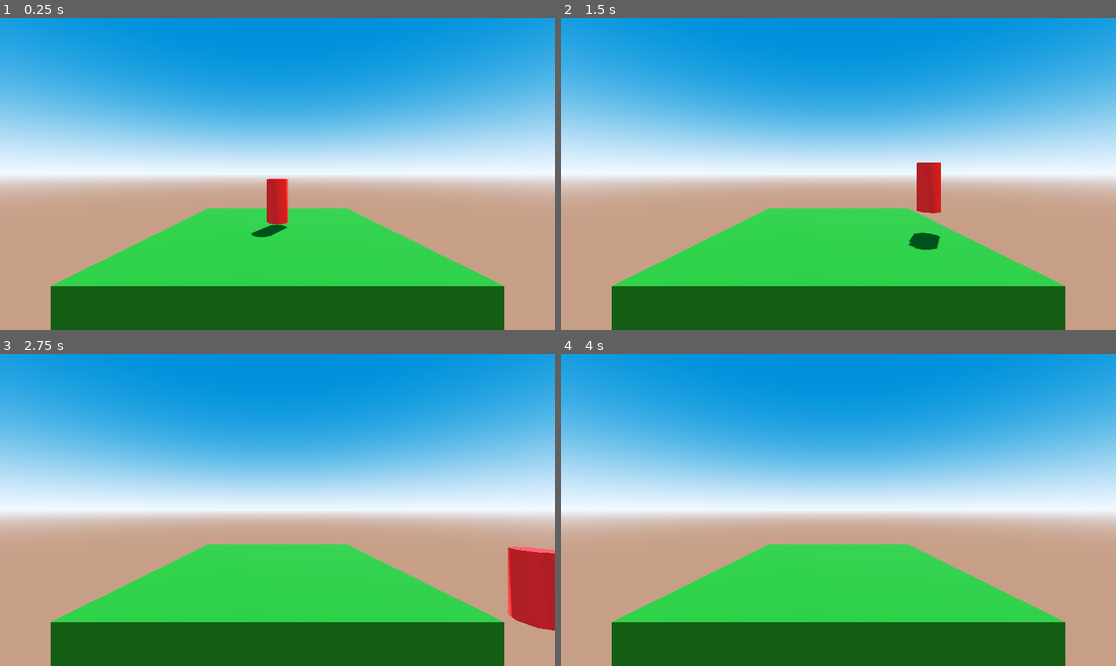
Above: before the commit, frames 1-4 (two rows, left to right).
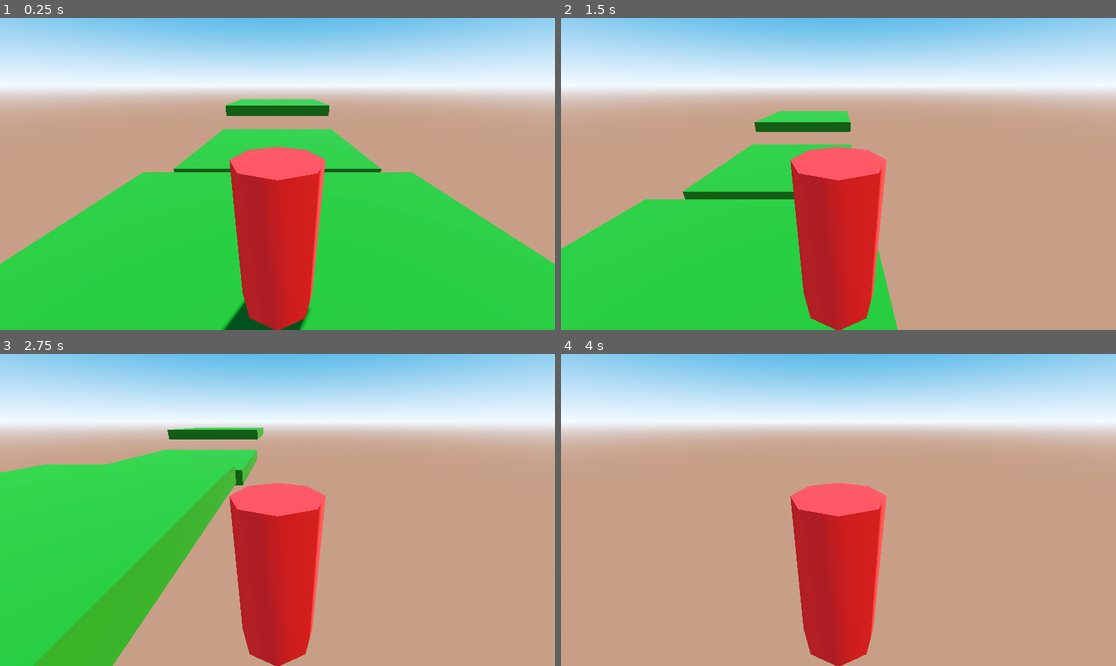
Above: after the commit, the same moments.

Repository: Jean1000levrai/survival3dTest
Game: Godot game, scene res://scenes/world.tscn
The game is run twice, just before and just after one commit, with the same random seed, the same clock (stepped at 60 frames per second) and the same inputs.
Inputs:
- Up to frame 1 (0.25 s): no input
- Up to frame 2 (1.5 s): hold D (move_right) 0.53-1.28 s; tap Space (jump) at 0.77 s; hold S (move_backward) from 1.28 s (still down)
- Up to frame 3 (2.75 s): tap Space (jump) at 1.52 s; release S (move_backward) at 2.03 s; hold D (move_right) from 2.03 s (still down)
- Up to frame 4 (4 s): release D (move_right) at 2.78 s; hold W (move_forward) 2.78-3.53 s; tap Space (jump) at 3.02, 3.77 s; hold A (move_left) from 3.53 s (still down)

The runs differ from the first frame. In frame 1, 85% of the frame differs, in the area x 0-100%, y 0-100%; in frame 2, 84%; in frame 3, 92%; in frame 4, 81%.

Commit message:
player enhancmt + game over syst

Diff:
--- /dev/null
+++ b/scenes/area_3d_2.gd
@@ -0,0 +1,12 @@
+extends Area3D
+
+var spawn_pos = Vector3(0, 2, 0)
+
+func _ready() -> void:
+	body_entered.connect(_on_body_entered)
+
+func _on_body_entered(body: Node3D) -> void:
+	if body.name == "player":
+		print("u respawned yaaaay")
+		$"../Label".visible = false
+		$"../player".global_position = spawn_pos
--- a/scenes/world.tscn
+++ b/scenes/world.tscn
@@ -1,6 +1,8 @@
-[gd_scene load_steps=8 format=3 uid="uid://dehxo2xg4ie0h"]
+[gd_scene load_steps=12 format=3 uid="uid://dehxo2xg4ie0h"]
 
 [ext_resource type="Script" uid="uid://dg5qxmvxmn25r" path="res://scripts/character_body_3d.gd" id="1_nnsk1"]
+[ext_resource type="Script" uid="uid://bis2ec0whfgh7" path="res://scripts/area_3d.gd" id="2_rwgxs"]
+[ext_resource type="Script" uid="uid://doan7em3i3fub" path="res://scenes/area_3d_2.gd" id="3_4wyf3"]
 
 [sub_resource type="ProceduralSkyMaterial" id="ProceduralSkyMaterial_e5uuo"]
 sky_top_color = Color(0, 0.42022273, 0.7414086, 1)
@@ -25,6 +27,12 @@
 [sub_resource type="StandardMaterial3D" id="StandardMaterial3D_nnsk1"]
 albedo_color = Color(1, 0.12941177, 0.11372549, 1)
 
+[sub_resource type="BoxShape3D" id="BoxShape3D_4wyf3"]
+size = Vector3(100, 1, 100)
+
+[sub_resource type="LabelSettings" id="LabelSettings_rwgxs"]
+font_size = 100
+
 [node name="Node3D" type="Node3D"]
 
 [node name="WorldEnvironment" type="WorldEnvironment" parent="."]
@@ -40,16 +48,52 @@
 size = Vector3(10, 1, 10)
 material = SubResource("StandardMaterial3D_e5uuo")
 
-[node name="CharacterBody3D" type="CharacterBody3D" parent="."]
+[node name="CSGBox3D2" type="CSGBox3D" parent="."]
+transform = Transform3D(1, 0, 0, 0, 1, 0, 0, 0, 1, 0, -1.0539852, -12.081906)
+use_collision = true
+size = Vector3(10, 1, 10)
+material = SubResource("StandardMaterial3D_e5uuo")
+
+[node name="CSGBox3D3" type="CSGBox3D" parent="."]
+transform = Transform3D(1, 0, 0, 0, 1, 0, 0, 0, 1, 0, 0.9270544, -23.534328)
+use_collision = true
+size = Vector3(10, 1, 10)
+material = SubResource("StandardMaterial3D_e5uuo")
+
+[node name="player" type="CharacterBody3D" parent="."]
 transform = Transform3D(1, 0, 0, 0, 1, 0, 0, 0, 1, 0, 1.6952367, 0)
 script = ExtResource("1_nnsk1")
+JUMP_VELOCITY = 6.0
 
-[node name="CollisionShape3D" type="CollisionShape3D" parent="CharacterBody3D"]
+[node name="Camera3D" type="Camera3D" parent="player"]
+transform = Transform3D(1, 0, 0, 0, 0.91787934, 0.39685956, 0, -0.39685956, 0.91787934, 0, 1.7035444, 1.9949517)
+
+[node name="CollisionShape3D" type="CollisionShape3D" parent="player"]
 transform = Transform3D(1, 0, 0, 0, 1, 0, 0, 0, 1, 0, -0.16580915, 0)
 shape = SubResource("CapsuleShape3D_e5uuo")
 
-[node name="CSGCylinder3D" type="CSGCylinder3D" parent="CharacterBody3D"]
+[node name="CSGCylinder3D" type="CSGCylinder3D" parent="player"]
 material = SubResource("StandardMaterial3D_nnsk1")
 
-[node name="Camera3D" type="Camera3D" parent="."]
-transform = Transform3D(1, 0, 0, 0, 1, 0, 0, 0, 1, 0, 2.641328, 9.477972)
+[node name="Area3D" type="Area3D" parent="."]
+transform = Transform3D(1, 0, 0, 0, 1, 0, 0, 0, 1, 0, -18, 0)
+script = ExtResource("2_rwgxs")
+
+[node name="CollisionShape3D" type="CollisionShape3D" parent="Area3D"]
+shape = SubResource("BoxShape3D_4wyf3")
+
+[node name="Label" type="Label" parent="."]
+visible = false
+offset_right = 1152.0
+offset_bottom = 637.0
+text = "GAME OVER"
+label_settings = SubResource("LabelSettings_rwgxs")
+horizontal_alignment = 1
+vertical_alignment = 1
+
+[node name="Area3D2" type="Area3D" parent="."]
+transform = Transform3D(1, 0, 0, 0, 1, 0, 0, 0, 1, 0, -50, 0)
+script = ExtResource("3_4wyf3")
+
+[node name="CollisionShape3D" type="CollisionShape3D" parent="Area3D2"]
+shape = SubResource("BoxShape3D_4wyf3")
--- /dev/null
+++ b/scripts/area_3d.gd
@@ -0,0 +1,10 @@
+extends Area3D
+
+
+func _ready() -> void:
+	body_entered.connect(_on_body_entered)
+
+func _on_body_entered(body: Node3D) -> void:
+	if body.name == "player":
+		print("u died lol")
+		$"../Label".visible = true
--- a/scripts/character_body_3d.gd
+++ b/scripts/character_body_3d.gd
@@ -3,6 +3,9 @@
 
 @export var SPEED = 5.0
 @export var JUMP_VELOCITY = 4.5
+
+func _ready() -> void:
+	print("hello world!")
 
 
 func _physics_process(delta: float) -> void:
Not shown, added: scenes/area_3d_2.gd.uid
Not shown, added: scripts/area_3d.gd.uid
